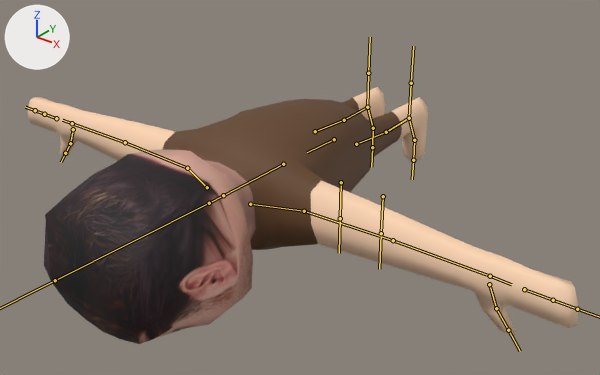
Two versions of the FBX model The-Following/Assets/Models/CharacterNr6 (2ndlegadded/Animations_Zombie2ndLeg.fbx, one commit apart.
Both versions are drawn from a camera (50 mm lens) standing at (2.64, -3.39, 3.04) and looking at (0.08, -0.19, 1.06). The axes (+X, +Y, +Z) are drawn at upper left. The lights are the same throughout. The bones that bend it are drawn over the model as lines.

Objects in the first picture: 'Character'.
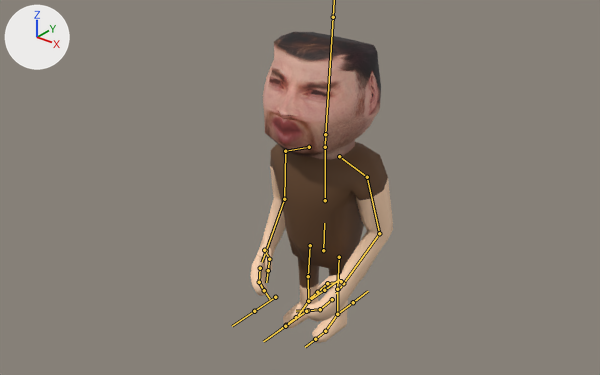
The newer file adds an action. The first version stands in its rest pose; the second is drawn at frame 1 of the action 'Armature.001|Idle'.

What differs and where, as boxes (x1, y1, x2, y2) in the pictures (600 x 375 px):
'Character', posed (74% narrower, 21% taller): before (28, 87, 578, 344); after (250, 32, 393, 343)
bone 'Head', root to tip: before (209, 203) to (55, 280); after (325, 134) to (333, 17)
bone 'Shoulder.L', root to tip: before (250, 204) to (304, 211); after (339, 156) to (367, 177)
bone 'UpperArm.L', root to tip: before (304, 211) to (393, 240); after (367, 177) to (379, 233)
bone 'LowerArm.L', root to tip: before (393, 240) to (490, 276); after (379, 233) to (343, 283)
bone 'Fingers01.L', root to tip: before (524, 289) to (553, 300); after (332, 299) to (320, 309)
bone 'Fingers02.L', root to tip: before (553, 300) to (577, 309); after (320, 309) to (308, 310)
bone 'Thumb01.L', root to tip: before (489, 284) to (496, 308); after (341, 281) to (327, 283)
bone 'Thumb02.L', root to tip: before (496, 308) to (508, 330); after (327, 283) to (317, 292)
bone 'Shoulder.R', root to tip: before (207, 187) to (187, 168); after (309, 147) to (285, 151)
bone 'UpperArm.R', root to tip: before (187, 168) to (125, 142); after (285, 151) to (284, 199)
bone 'LowerArm.R', root to tip: before (125, 142) to (72, 123); after (284, 199) to (266, 251)
bone 'Fingers01.R', root to tip: before (56, 118) to (44, 114); after (260, 268) to (259, 282)
bone 'Fingers02.R', root to tip: before (44, 114) to (35, 110); after (259, 282) to (264, 290)
bone 'Thumb01.R', root to tip: before (73, 129) to (70, 143); after (264, 250) to (269, 259)
bone 'Thumb02.R', root to tip: before (70, 143) to (65, 153); after (269, 259) to (268, 270)

The change in detail:
Object 'Armature.001' (bone_rig_object) moves from (0.0, 0.0, 1.001) to (0.01, 0.0, 0.657).
Object 'Armature.001' (bone_rig_object) turns from (90, 0, 0) to (0, 0, 0) degrees about its own x, y and z.
Object 'Armature.001' (bone_rig_object) is rescaled from (1.0, 1.0, 1.0) to (0.732, 0.732, 0.732).
Bone 'Head' (bone_head) turns from (0, 0, 0) to (-4, 0, 0) degrees about its own x, y and z.
Bone 'Shoulder.L' (bone_shoulder_l) turns from (0, 0, 0) to (-3, 7, 0) degrees about its own x, y and z.
Bone 'UpperArm.L' (bone_upperarm_l) turns from (0, 0, 0) to (-1, 3, -80) degrees about its own x, y and z.
Bone 'LowerArm.L' (bone_lowerarm_l) turns from (0, 0, 0) to (56, 11, -10) degrees about its own x, y and z.
Bone 'Fingers01.L' (bone_fingers01_l) turns from (0, 0, 0) to (1, 5, -16) degrees about its own x, y and z.
Bone 'Fingers02.L' (bone_fingers02_l) turns from (0, 0, 0) to (11, -2, -36) degrees about its own x, y and z.
Bone 'Thumb01.L' (bone_thumb01_l) turns from (0, 0, 0) to (-87, 43, -34) degrees about its own x, y and z.
Bone 'Thumb02.L' (bone_thumb02_l) turns from (0, 0, 0) to (-15, 46, 6) degrees about its own x, y and z.
Bone 'Shoulder.R' (bone_shoulder_r) turns from (0, 0, 0) to (-3, -7, 0) degrees about its own x, y and z.
Bone 'UpperArm.R' (bone_upperarm_r) turns from (0, 0, 0) to (-1, -3, 80) degrees about its own x, y and z.
Bone 'LowerArm.R' (bone_lowerarm_r) turns from (0, 0, 0) to (56, -11, 10) degrees about its own x, y and z.
Bone 'Fingers01.R' (bone_fingers01_r) turns from (0, 0, 0) to (1, -5, 16) degrees about its own x, y and z.
Bone 'Fingers02.R' (bone_fingers02_r) turns from (0, 0, 0) to (11, 2, 36) degrees about its own x, y and z.
Bone 'Thumb01.R' (bone_thumb01_r) turns from (0, 0, 0) to (-87, -43, 34) degrees about its own x, y and z.
Bone 'Thumb02.R' (bone_thumb02_r) turns from (0, 0, 0) to (-15, -46, -6) degrees about its own x, y and z.
